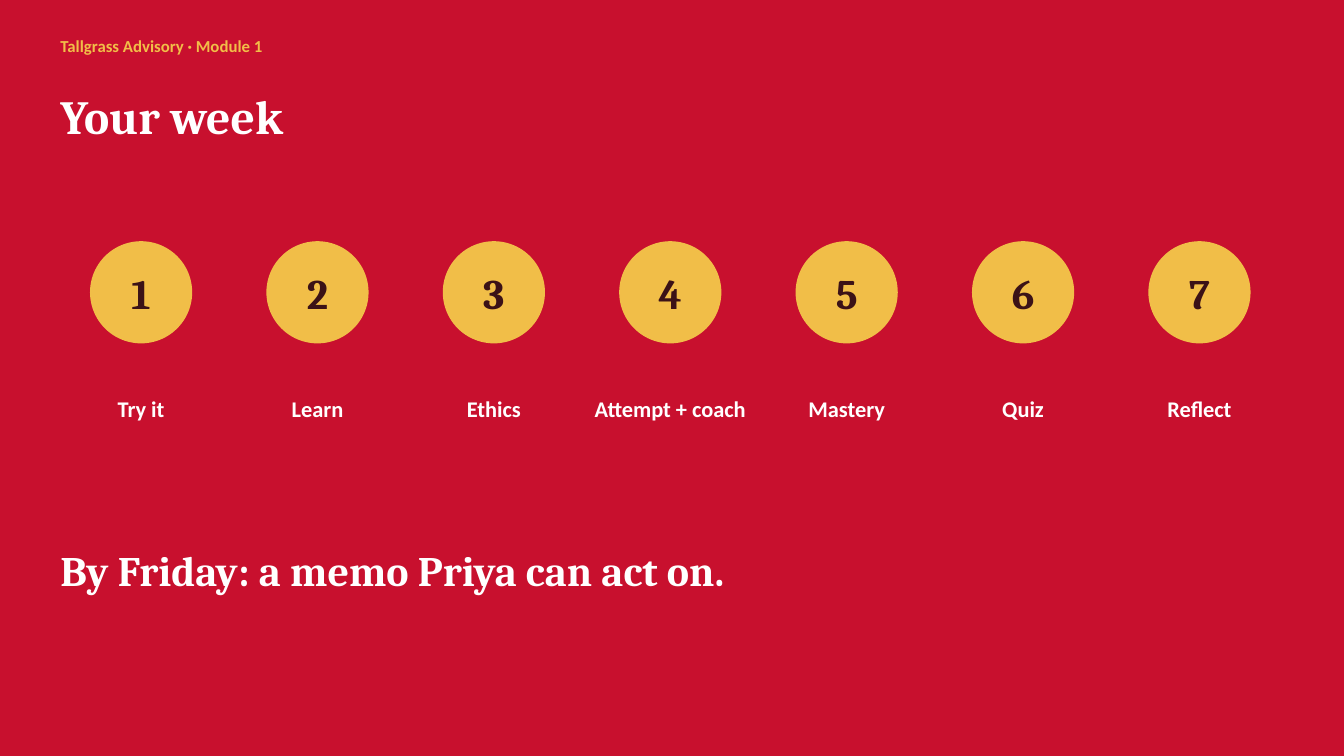
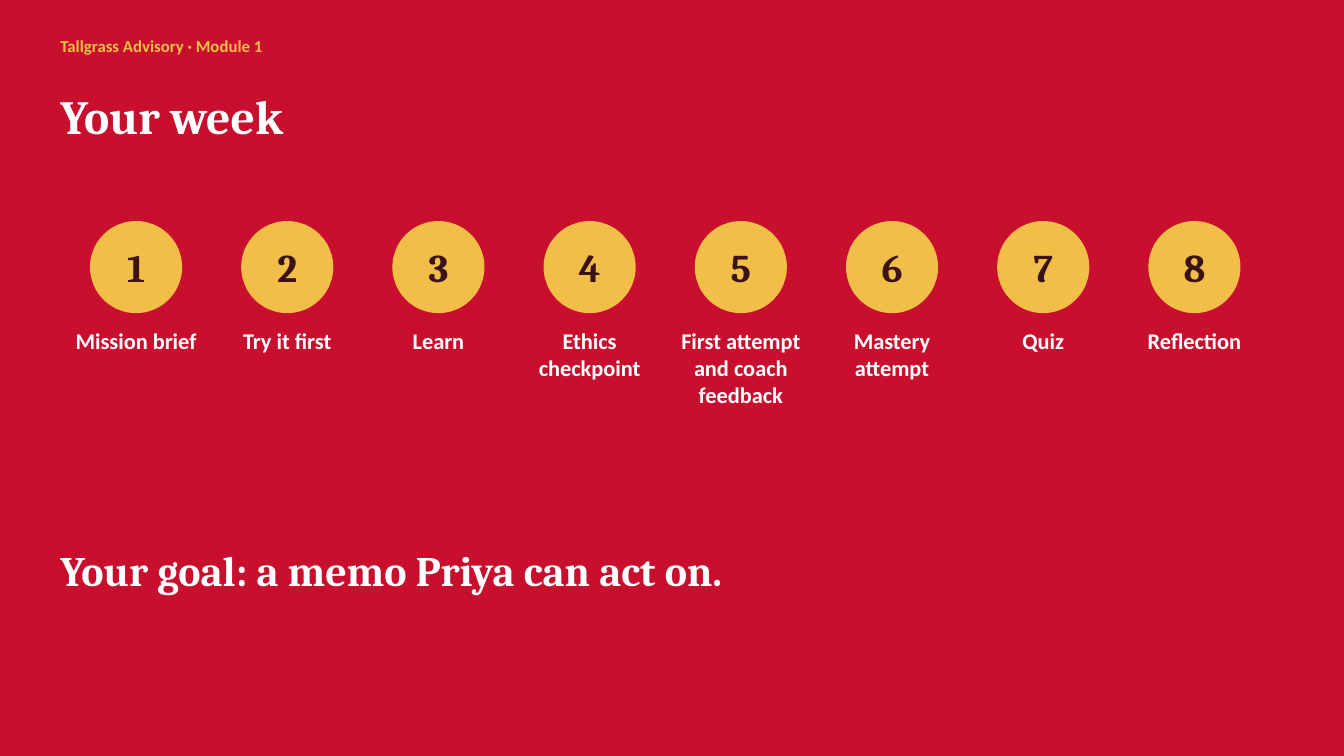
Before and after one commit to bradtrinkle/acct4420-course, a slide deck: slide 11 of downloads/module-1-slides.pptx. Drawn at 1344x756 pixels with LibreOffice and Linux fonts; fonts in the diff are those of the drawing. Boxes give left, top, right and bottom in pixels: in the first picture for what was removed or moved away, otherwise in the second. Text is boxed around its words. In the diff, an @@ line names an element or a change of style, - is before the commit and + after.

```diff
--- a/downloads/module-1-slides.pptx
+++ b/downloads/module-1-slides.pptx
@@ text "1": place and size @@
-text "1" at <box>131,281,150,309</box>
+text "1" at <box>127,256,145,282</box>
@@ ellipse: place and size @@
-ellipse at <box>91,242,192,343</box>
+ellipse at <box>91,222,181,313</box>
@@ text "2": place and size @@
-text "2" at <box>307,280,328,309</box>
+text "2" at <box>277,255,297,282</box>
@@ ellipse: place and size @@
-ellipse at <box>267,242,368,343</box>
+ellipse at <box>242,222,333,313</box>
@@ text "3": place and size @@
-text "3" at <box>483,280,504,310</box>
+text "3" at <box>429,255,449,283</box>
@@ ellipse: place and size @@
-ellipse at <box>444,242,544,343</box>
+ellipse at <box>393,222,484,313</box>
@@ text "4": place and size @@
-text "4" at <box>659,280,682,309</box>
+text "4" at <box>579,255,601,282</box>
@@ ellipse added at <box>544,222,635,313</box>, fill #F1BE48, outline #F1BE48 1 pt @@
@@ text "5": place and size @@
-text "5" at <box>836,281,858,310</box>
+text "5" at <box>731,255,751,283</box>
@@ ellipse: place and size @@
-ellipse at <box>620,242,721,343</box>
+ellipse at <box>696,222,786,313</box>
@@ text "6": place and size @@
-text "6" at <box>1012,280,1035,310</box>
+text "6" at <box>882,255,903,283</box>
@@ ellipse: place and size @@
-ellipse at <box>797,242,897,343</box>
+ellipse at <box>847,222,938,313</box>
@@ size 30 to 28 pt in 7 elements at <box>127,256,145,282</box>, <box>277,255,297,282</box>, <box>429,255,449,283</box>, <box>579,255,601,282</box>, <box>731,255,751,283</box>, <box>882,255,903,283</box>, <box>1034,256,1053,283</box> @@
@@ text "7": place and size @@
-text "7" at <box>1189,281,1210,310</box>
+text "7" at <box>1034,256,1053,283</box>
@@ ellipse: place and size @@
-ellipse at <box>973,242,1074,343</box>
+ellipse at <box>998,222,1089,313</box>
@@ ellipse: place and size @@
-ellipse at <box>1149,242,1250,343</box>
+ellipse at <box>1149,222,1240,313</box>
@@ text added at <box>1184,255,1206,283</box>, 28 pt, text #3B1217, bold @@
+8
@@ text "Learn": place and size @@
-text "Learn" at <box>292,402,344,417</box>
+text "Learn" at <box>413,334,465,349</box>
@@ vertical alignment middle to top in 6 elements at <box>1022,333,1064,352</box>, <box>413,334,465,349</box>, <box>243,333,331,353</box>, <box>854,334,930,380</box>, <box>539,333,641,380</box>, <box>681,333,800,403</box> @@
@@ text "Quiz": place and size @@
-text "Quiz" at <box>1002,401,1044,420</box>
+text "Quiz" at <box>1022,333,1064,352</box>
@@ text added at <box>76,333,197,349</box>, 16 pt, text #FFFFFF, bold @@
+Mission brief
@@ text at <box>243,333,331,353</box>: text changed @@
-Try it
+Try it first
@@ text at <box>539,333,641,380</box>: text changed @@
-Ethics
+Ethics checkpoint
@@ text at <box>681,333,800,403</box>: text changed @@
-Attempt + coach
+First attempt and coach feedback
@@ text at <box>854,334,930,380</box>: text changed @@
-Mastery
+Mastery attempt
@@ text added at <box>1148,333,1241,349</box>, 16 pt, text #FFFFFF, bold @@
+Reflection
@@ text removed at <box>1167,401,1231,417</box> @@
-Reflect
@@ text at <box>60,557,722,596</box>: text changed @@
-By Friday: a memo Priya can act on.
+Your goal: a memo Priya can act on.
```
Also in this commit, not shown: 6 other files.
